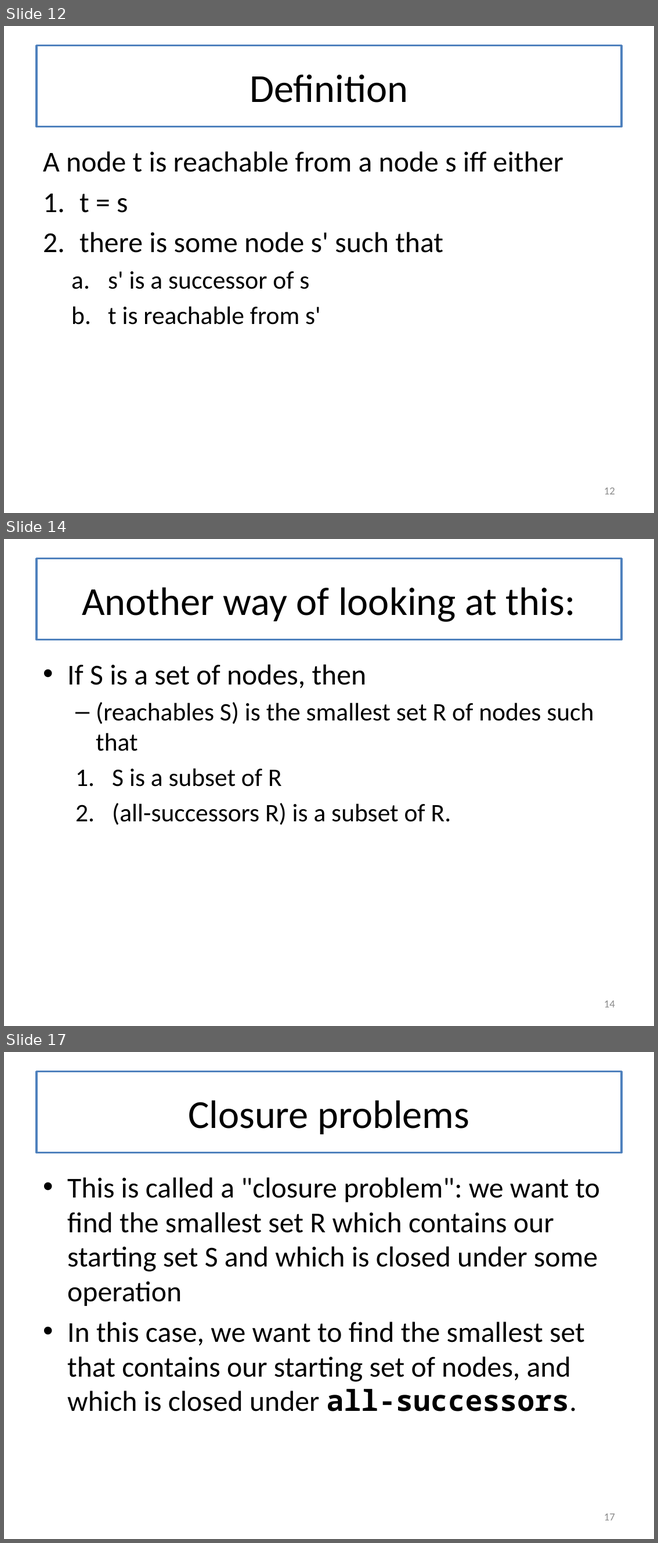
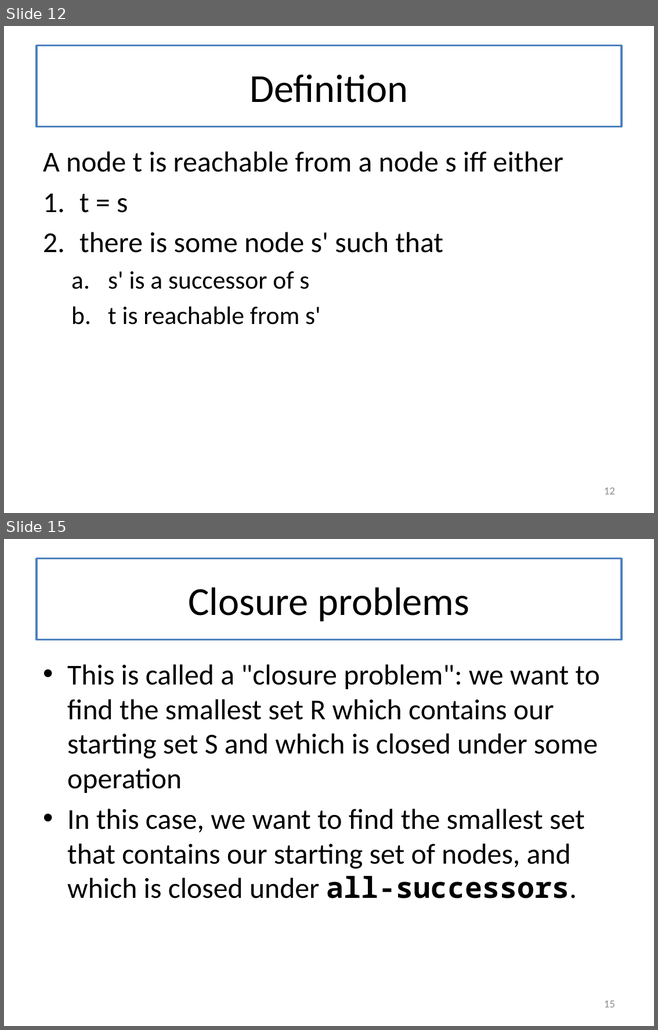
Before and after one commit to mwand/cs5010f16, a slide deck: Slides/Lesson 8.5 Searching in a Graph.pptx. Shown one above the other, each under a label of ours: slides 12, 14 and 17 before the commit, slides 12 and 15 after it; the slides between them are not shown. The pictures are 658x1543 and 658x1030 pixels, drawn with LibreOffice and Linux fonts; fonts in the diff are those of the drawing. Boxes give left, top, right and bottom in pixels: in the first picture for what was removed or moved away, otherwise in the second. Text is boxed around its words. In the diff, an @@ line names an element or a change of style, - is before the commit and + after.

```diff
--- a/Slides/Lesson 8.5 Searching in a Graph.pptx
+++ b/Slides/Lesson 8.5 Searching in a Graph.pptx
@@ slide 14 removed at (4,539,654,1026), background #FFFFFF @@
@@ title removed at (36,559,621,640) @@
-Another way of looking at this:
@@ text removed at (67,664,593,825) @@
-• If S is a set of nodes, then
-  – (reachables S) is the smallest set R of nodes such that
-  1. S is a subset of R
-  2. (all-successors R) is a subset of R.
@@ page number removed at (604,1001,615,1008) @@
-14
@@ what was slide 17 is now slide 15 @@
@@ page number at (604,1001,615,1008): text changed @@
-17
+15
```
Also in this commit, not shown: 6 slides changed, 2 slides added, 3 other slides removed, 6 other files.
